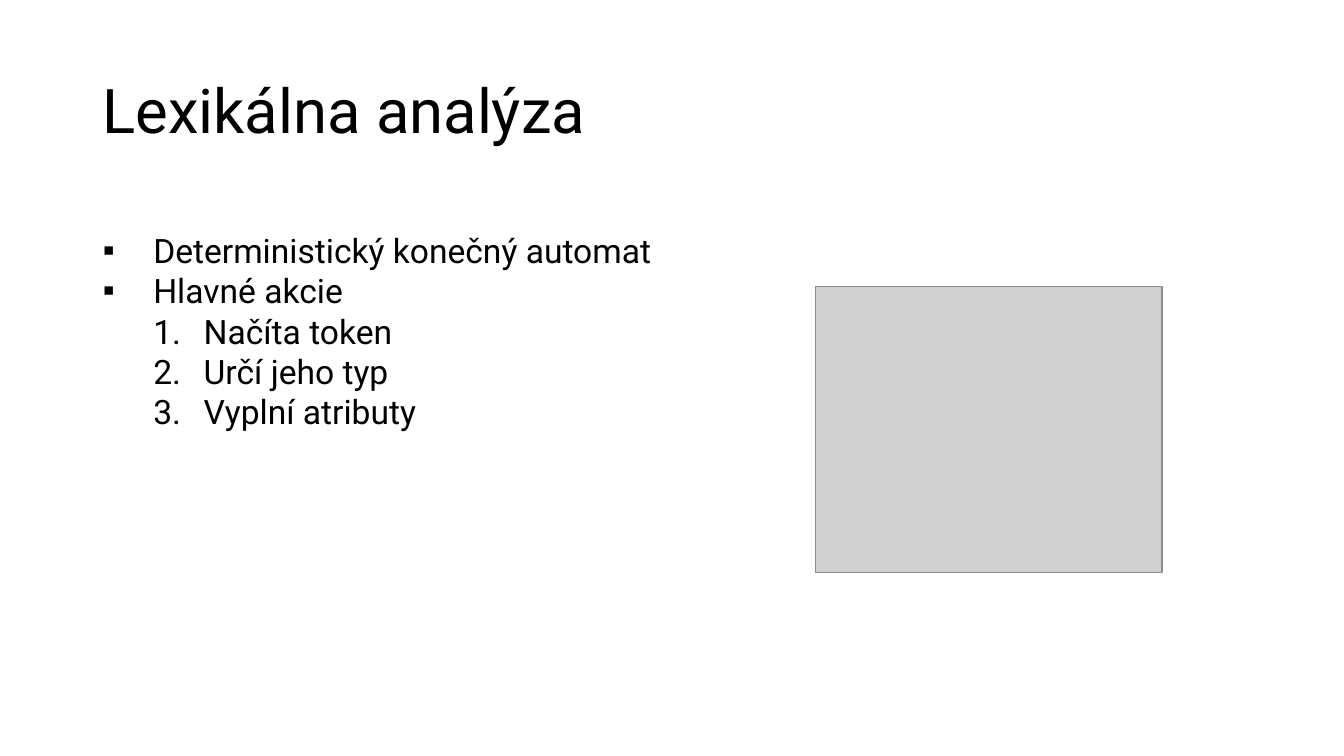
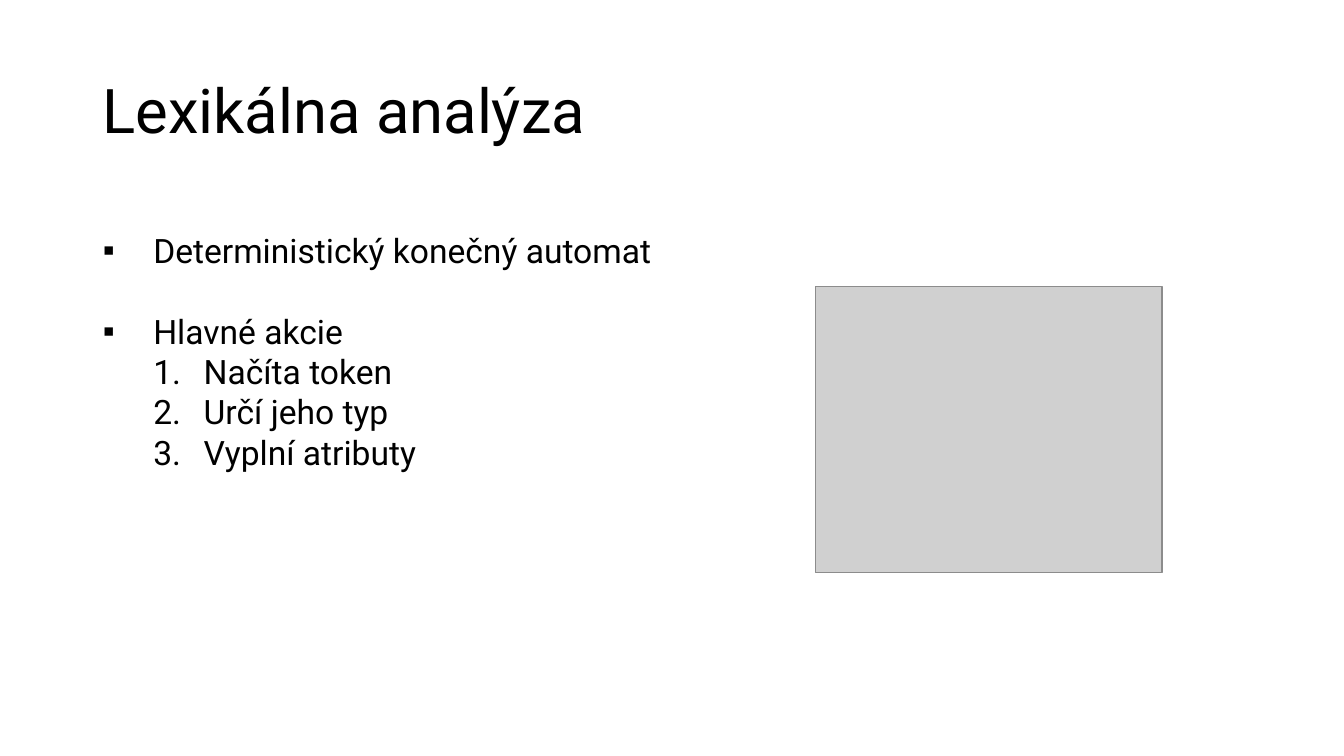
Before and after one commit to AndreiShchepa/BUT_COMPILER_2021, a slide deck: slide 3 of documentation/Presentation.pptx. Drawn at 1344x756 pixels with LibreOffice and Linux fonts; fonts in the diff are those of the drawing; grey boxes stand for pictures. Boxes give left, top, right and bottom in pixels: in the first picture for what was removed or moved away, otherwise in the second. Text is boxed around its words. In the diff, an @@ line names an element or a change of style, - is before the commit and + after.

```diff
--- a/documentation/Presentation.pptx
+++ b/documentation/Presentation.pptx
@@ text "Deterministický konečný automat" rewrapped from box(153, 237, 651, 431) to box(153, 237, 651, 472) @@
```
